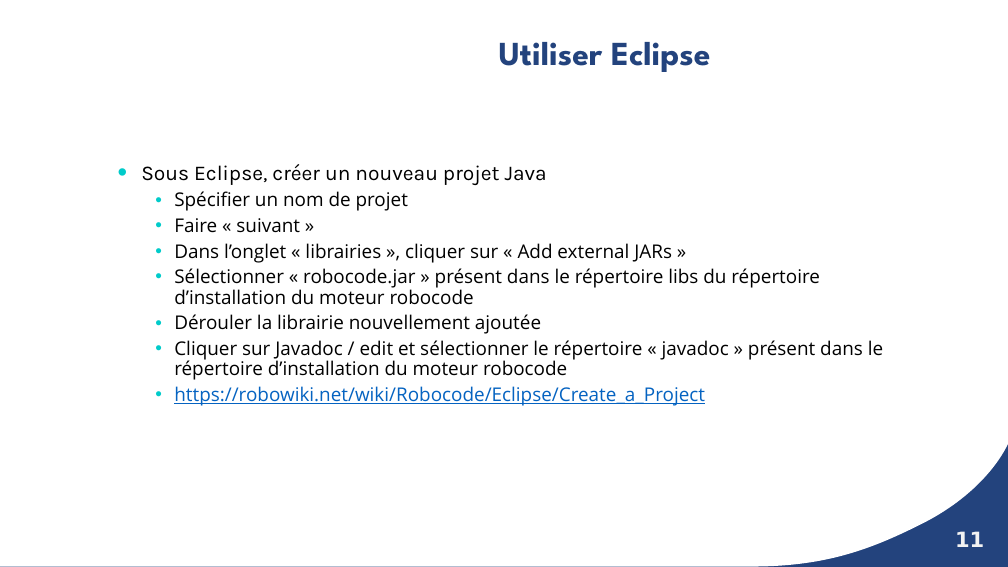
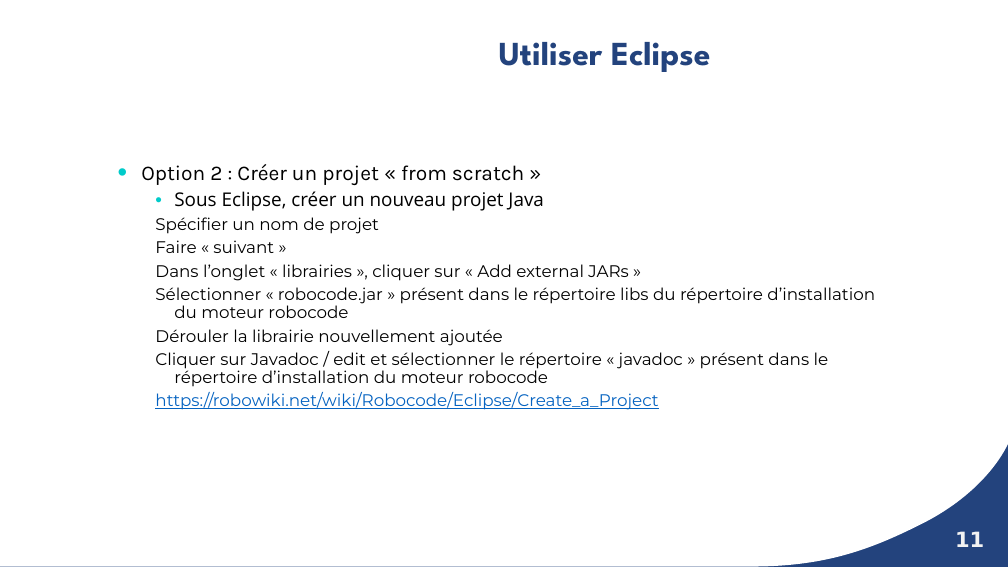
Before and after one commit to slehu/robocode, a slide deck: slide 11 of robocode.pptx. Drawn at 1008x567 pixels with LibreOffice and Linux fonts; fonts in the diff are those of the drawing; background and template pictures are left out. Boxes give left, top, right and bottom in pixels: in the first picture for what was removed or moved away, otherwise in the second. Text is boxed around its words. In the diff, an @@ line names an element or a change of style, - is before the commit and + after.

```diff
--- a/robocode.pptx
+++ b/robocode.pptx
@@ text at (141, 164, 524, 185): paragraph added @@
+• Option 2 : Créer un projet « from scratch »
@@ text at (155, 191, 875, 410): size 20 to 18 pt, font Karla to Open Sans in "Sous Eclipse, créer un nouveau projet Java"; size 18 to 16 pt, font Open Sans to Montserrat in "Spécifier un nom de projet", "Faire « suivant »", "Dans l’onglet « librairies », cliquer sur ...", "Sélectionner « robocode.jar » présent dans le ..." and 3 more places; list level 1 to 2 in "Sous Eclipse, créer un nouveau ..."; line spacing 1.5 to 0.9; bullet • to none; list level 2 to 3 in "Spécifier un nom de projet"; list level 2 to 3 in "Faire « suivant »"; list level 2 to 3 in "Dans l’onglet « librairies », ..."; list level 2 to 3 in "Sélectionner « robocode.jar » présent ..."; list level 2 to 3 in "Dérouler la librairie nouvellement ajoutée"; list level 2 to 3 in "Cliquer sur Javadoc / edit ..."; list level 2 to 3 in "https://robowiki.net/wiki/Robocode/Eclipse/Create_a_Project" @@
```
Also in this commit, not shown: 5 other slides changed.
